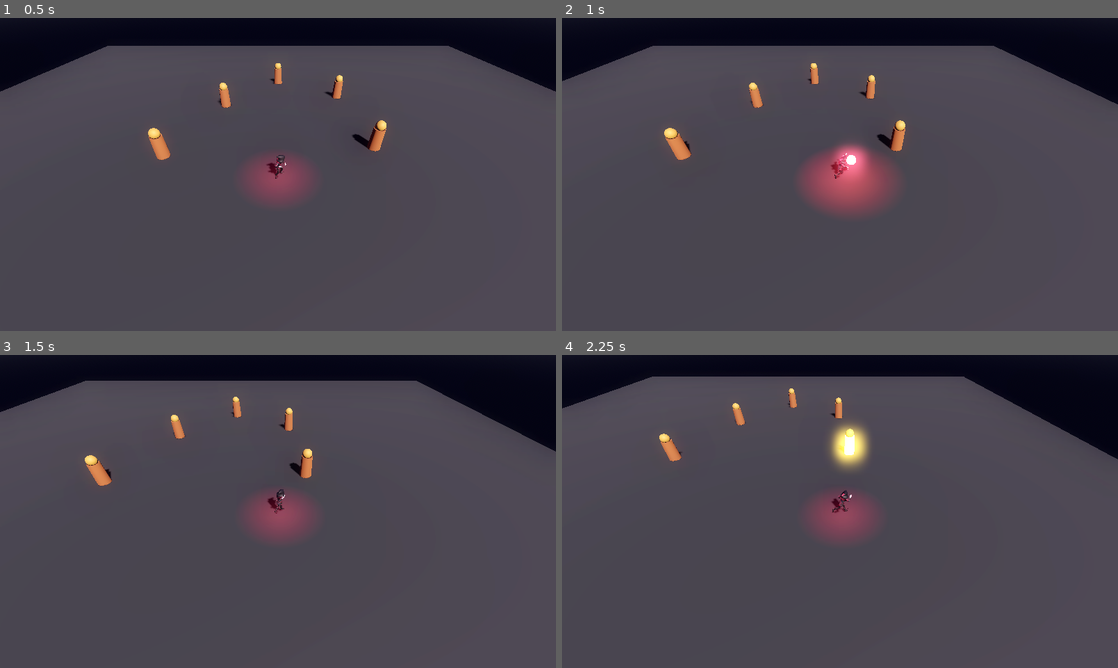
Above: before the commit, frames 1-4 (two rows, left to right).
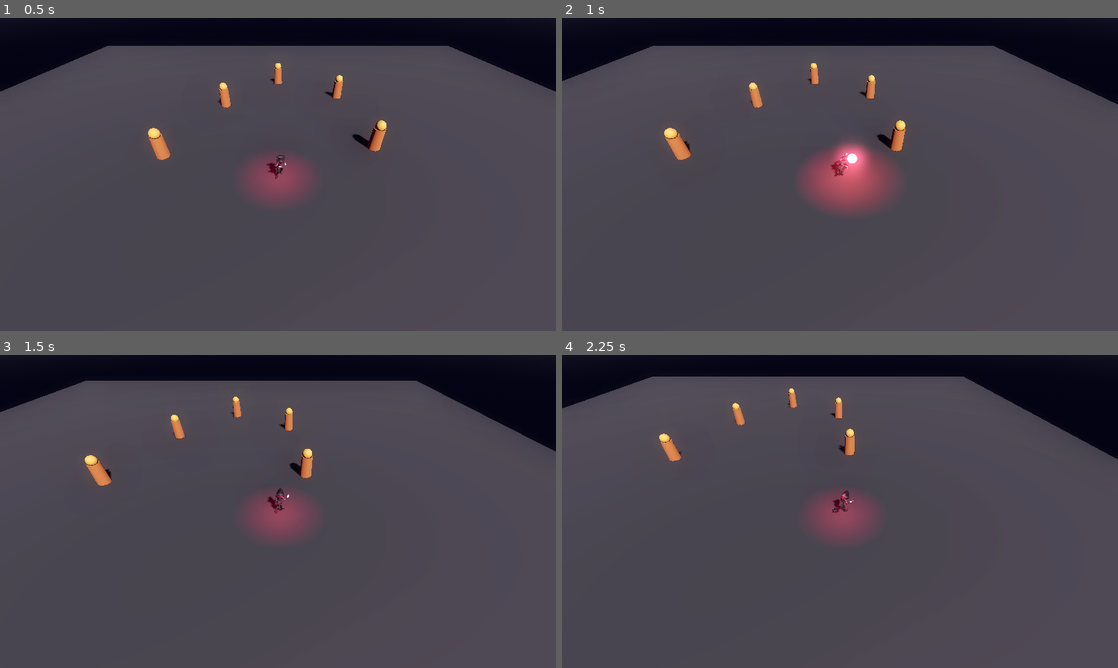
Above: after the commit, the same moments.

Repository: v-prokofev/MisterV
Game: Godot game, scene res://scenes/main.tscn
Two runs of this game, one before a commit and one after it. Both use one fixed random seed, a clock stepped at 60 frames per second and the inputs below.
Inputs:
- Up to frame 1 (0.5 s): no input
- Up to frame 2 (1 s): hold D (move_right) from 0.53 s (still down)
- Up to frame 3 (1.5 s): release D (move_right) at 1.28 s; hold S (move_backward) from 1.28 s (still down)
- Up to frame 4 (2.25 s): release S (move_backward) at 2.03 s; hold D (move_right) from 2.03 s (still down)

Frame 1 is identical in both runs. In frame 2, less than 0.1% of the frame differs, in the area x 49-54%, y 40-52%; in frame 3, less than 0.1%; in frame 4, 1.0%, in the area x 48-56%, y 21-50%.

Commit message:
Fix dual layer animation: legs run continuously via AnimationTree while upper body casts spell

Diff:
--- a/src/scripts/player.gd
+++ b/src/scripts/player.gd
@@ -11,10 +11,11 @@
 @onready var camera: Camera3D = $Camera3D
 
 var anim_player: AnimationPlayer = null
+var anim_tree: AnimationTree = null
+
 var current_target: Node3D = null
 var attack_timer: float = 0.0
-var current_locomotion_anim: String = ""
-var is_casting_spell: bool = false
+var current_locomotion_state: String = "idle"
 
 # Relative movement direction vector (X = right/left strafe, Y = forward/back relative to facing)
 var relative_move_dir: Vector2 = Vector2.ZERO
@@ -23,6 +24,7 @@
 	add_to_group("player")
 	_setup_character_texture()
 	_setup_animation_library()
+	_setup_animation_tree()
 
 func _setup_character_texture() -> void:
 	if not vampire_model:
@@ -70,13 +72,7 @@
 			if source_ap and source_ap.has_animation("mixamo_com"):
 				var anim = source_ap.get_animation("mixamo_com").duplicate()
 				anim.loop_mode = Animation.LOOP_LINEAR if anim_name != "attack" else Animation.LOOP_NONE
-
 				_make_animation_in_place(anim)
-
-				if anim_name == "attack":
-					# Filter out lower body tracks so attack only affects upper body
-					_filter_upper_body_only(anim)
-
 				library.add_animation(anim_name, anim)
 				print("Registered animation: ", anim_name)
 			inst.queue_free()
@@ -94,25 +90,92 @@
 						var in_place_pos = Vector3(initial_pos.x, current_pos.y, initial_pos.z)
 						anim.track_set_key_value(i, k, in_place_pos)
 
-func _filter_upper_body_only(anim: Animation) -> void:
-	# Removes lower body tracks so attack animation overlays seamlessly on legs
-	var lower_body_keywords = [
-		"Hips", "hips",
-		"LeftUpLeg", "LeftLeg", "LeftFoot", "LeftToeBase", "LeftToe_End",
-		"RightUpLeg", "RightLeg", "RightFoot", "RightToeBase", "RightToe_End"
+func _setup_animation_tree() -> void:
+	if not vampire_model or not anim_player:
+		return
+
+	anim_tree = AnimationTree.new()
+	vampire_model.add_child(anim_tree)
+	anim_tree.anim_player = anim_tree.get_path_to(anim_player)
+
+	var blend_tree = AnimationNodeBlendTree.new()
+
+	# 1. Locomotion Transition Node
+	var trans = AnimationNodeTransition.new()
+	trans.input_count = 5
+	trans.set_input_name(0, "idle")
+	trans.set_input_name(1, "run_forward")
+	trans.set_input_name(2, "run_back")
+	trans.set_input_name(3, "run_left")
+	trans.set_input_name(4, "run_right")
+
+	blend_tree.add_node("locomotion", trans)
+
+	# Add animation nodes for locomotion
+	var anim_names = ["idle", "run_forward", "run_back", "run_left", "run_right"]
+	for i in range(anim_names.size()):
+		var node_name = "anim_" + anim_names[i]
+		var anim_node = AnimationNodeAnimation.new()
+		anim_node.animation = anim_names[i]
+		blend_tree.add_node(node_name, anim_node)
+		blend_tree.connect_node("locomotion", i, node_name)
+
+	# 2. Attack Animation & Speed Node
+	var attack_node = AnimationNodeAnimation.new()
+	attack_node.animation = "attack"
+	blend_tree.add_node("attack_anim", attack_node)
+
+	var timescale = AnimationNodeTimeScale.new()
+	blend_tree.add_node("attack_speed", timescale)
+	blend_tree.connect_node("attack_speed", 0, "attack_anim")
+
+	# 3. OneShot Upper Body Overlay Node
+	var oneshot = AnimationNodeOneShot.new()
+	oneshot.fadein_time = 0.08
+	oneshot.fadeout_time = 0.12
+	oneshot.filter_enabled = true
+
+	var upper_body_paths = [
+		"Skeleton3D:mixamorig_Spine",
+		"Skeleton3D:mixamorig_Spine1",
+		"Skeleton3D:mixamorig_Spine2",
+		"Skeleton3D:mixamorig_Neck",
+		"Skeleton3D:mixamorig_Head",
+		"Skeleton3D:mixamorig_HeadTop_End",
+		"Skeleton3D:mixamorig_LeftShoulder",
+		"Skeleton3D:mixamorig_LeftArm",
+		"Skeleton3D:mixamorig_LeftForeArm",
+		"Skeleton3D:mixamorig_LeftHand",
+		"Skeleton3D:mixamorig_RightShoulder",
+		"Skeleton3D:mixamorig_RightArm",
+		"Skeleton3D:mixamorig_RightForeArm",
+		"Skeleton3D:mixamorig_RightHand",
+		"Skeleton3D:mixamorig_LeftHandThumb1", "Skeleton3D:mixamorig_LeftHandThumb2", "Skeleton3D:mixamorig_LeftHandThumb3", "Skeleton3D:mixamorig_LeftHandThumb4",
+		"Skeleton3D:mixamorig_LeftHandIndex1", "Skeleton3D:mixamorig_LeftHandIndex2", "Skeleton3D:mixamorig_LeftHandIndex3", "Skeleton3D:mixamorig_LeftHandIndex4",
+		"Skeleton3D:mixamorig_LeftHandMiddle1", "Skeleton3D:mixamorig_LeftHandMiddle2", "Skeleton3D:mixamorig_LeftHandMiddle3", "Skeleton3D:mixamorig_LeftHandMiddle4",
+		"Skeleton3D:mixamorig_LeftHandRing1", "Skeleton3D:mixamorig_LeftHandRing2", "Skeleton3D:mixamorig_LeftHandRing3", "Skeleton3D:mixamorig_LeftHandRing4",
+		"Skeleton3D:mixamorig_LeftHandPinky1", "Skeleton3D:mixamorig_LeftHandPinky2", "Skeleton3D:mixamorig_LeftHandPinky3", "Skeleton3D:mixamorig_LeftHandPinky4",
+		"Skeleton3D:mixamorig_RightHandThumb1", "Skeleton3D:mixamorig_RightHandThumb2", "Skeleton3D:mixamorig_RightHandThumb3", "Skeleton3D:mixamorig_RightHandThumb4",
+		"Skeleton3D:mixamorig_RightHandIndex1", "Skeleton3D:mixamorig_RightHandIndex2", "Skeleton3D:mixamorig_RightHandIndex3", "Skeleton3D:mixamorig_RightHandIndex4",
+		"Skeleton3D:mixamorig_RightHandMiddle1", "Skeleton3D:mixamorig_RightHandMiddle2", "Skeleton3D:mixamorig_RightHandMiddle3", "Skeleton3D:mixamorig_RightHandMiddle4",
+		"Skeleton3D:mixamorig_RightHandRing1", "Skeleton3D:mixamorig_RightHandRing2", "Skeleton3D:mixamorig_RightHandRing3", "Skeleton3D:mixamorig_RightHandRing4",
+		"Skeleton3D:mixamorig_RightHandPinky1", "Skeleton3D:mixamorig_RightHandPinky2", "Skeleton3D:mixamorig_RightHandPinky3", "Skeleton3D:mixamorig_RightHandPinky4"
 	]
 
-	var tracks_to_remove = []
-	for i in range(anim.get_track_count()):
-		var path_str = String(anim.track_get_path(i))
-		for kw in lower_body_keywords:
-			if kw in path_str:
-				tracks_to_remove.append(i)
-				break
-
-	tracks_to_remove.reverse()
-	for idx in tracks_to_remove:
-		anim.remove_track(idx)
+	for p in upper_body_paths:
+		oneshot.set_filter_path(NodePath(p), true)
+
+	blend_tree.add_node("attack_shot", oneshot)
+
+	# Connect locomotion -> slot 0 (base), attack_speed -> slot 1 (overlay)
+	blend_tree.connect_node("attack_shot", 0, "locomotion")
+	blend_tree.connect_node("attack_shot", 1, "attack_speed")
+	blend_tree.connect_node("output", 0, "attack_shot")
+
+	anim_tree.tree_root = blend_tree
+	anim_tree.active = true
+	anim_tree.set("parameters/attack_speed/scale", 2.2)
+	print("AnimationTree successfully set up for dual-layer blending!")
 
 func _physics_process(delta: float) -> void:
 	# 1. Handle Movement Input
@@ -168,7 +231,7 @@
 	visuals.rotation.z = lerp(visuals.rotation.z, -relative_move_dir.x * 0.12, delta * 10.0)
 	visuals.rotation.x = lerp(visuals.rotation.x, relative_move_dir.y * 0.08, delta * 10.0)
 
-	# 5. Update Locomotion Animation
+	# 5. Update Locomotion State (Legs ALWAYS run locomotion!)
 	_update_locomotion()
 
 	# 6. Automatic Spell Casting
@@ -178,45 +241,33 @@
 		_trigger_spell_cast()
 
 func _update_locomotion() -> void:
-	if not anim_player or is_casting_spell:
-		return
-
-	var target_anim = "idle"
+	if not anim_tree:
+		return
+
+	var target_state = "idle"
 
 	if velocity.length() > 0.2:
 		if abs(relative_move_dir.x) > abs(relative_move_dir.y):
-			target_anim = "run_right" if relative_move_dir.x > 0 else "run_left"
+			target_state = "run_right" if relative_move_dir.x > 0 else "run_left"
 		else:
-			target_anim = "run_forward" if relative_move_dir.y > 0 else "run_back"
-
-	if current_locomotion_anim != target_anim:
-		current_locomotion_anim = target_anim
-		if anim_player.has_animation(target_anim):
-			anim_player.play(target_anim, 0.2)
+			target_state = "run_forward" if relative_move_dir.y > 0 else "run_back"
+
+	if current_locomotion_state != target_state:
+		current_locomotion_state = target_state
+		anim_tree.set("parameters/locomotion/transition_request", target_state)
 
 func _trigger_spell_cast() -> void:
 	if not current_target or not is_instance_valid(current_target):
 		return
 
-	is_casting_spell = true
-
-	# Play fast upper-body magic attack animation (2.2x speed)
-	if anim_player and anim_player.has_animation("attack"):
-		anim_player.play("attack", 0.1, 2.2) # custom_speed = 2.2x
-
-	# Wait for cast gesture completion (fireball releases right at forward arm extension)
-	await get_tree().create_timer(0.25).timeout
-
-	# Spawn magic sphere projectile at cast point
+	if anim_tree:
+		anim_tree.set("parameters/attack_shot/request", AnimationNodeOneShot.ONE_SHOT_REQUEST_FIRE)
+
+	# Wait for cast gesture completion (fireball detaches right as hand thrusts forward)
+	await get_tree().create_timer(0.24).timeout
+
 	if is_instance_valid(current_target):
 		_spawn_magic_sphere()
-
-	await get_tree().create_timer(0.15).timeout
-	is_casting_spell = false
-
-	# Return to running/idle locomotion smoothly
-	if anim_player and anim_player.has_animation(current_locomotion_anim):
-		anim_player.play(current_locomotion_anim, 0.2)
 
 func _spawn_magic_sphere() -> void:
 	if not magic_sphere_scene or not current_target:
